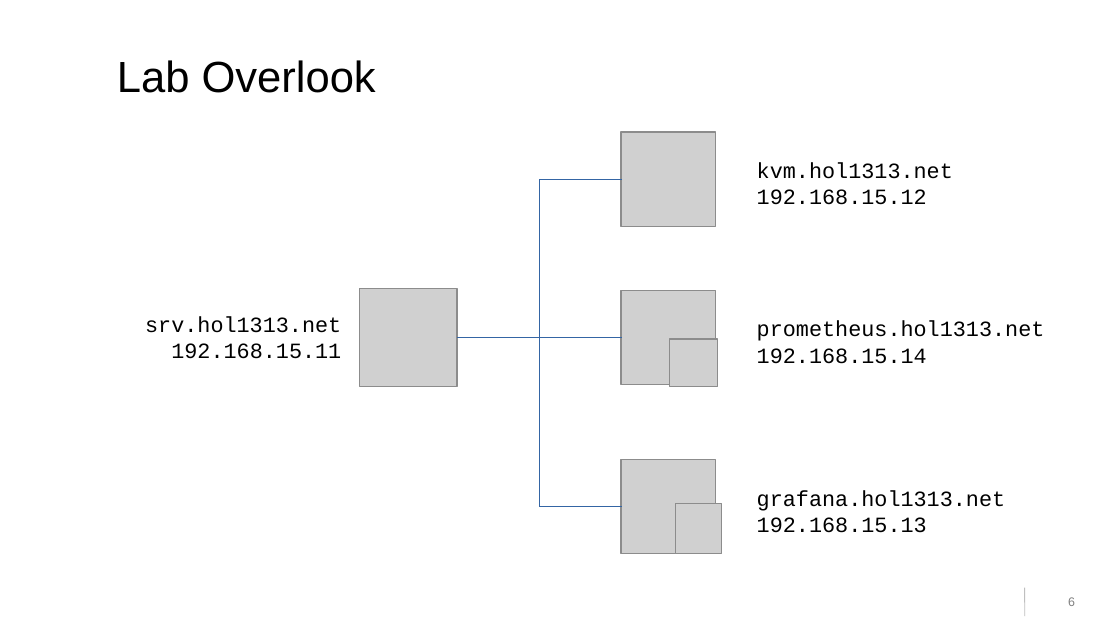
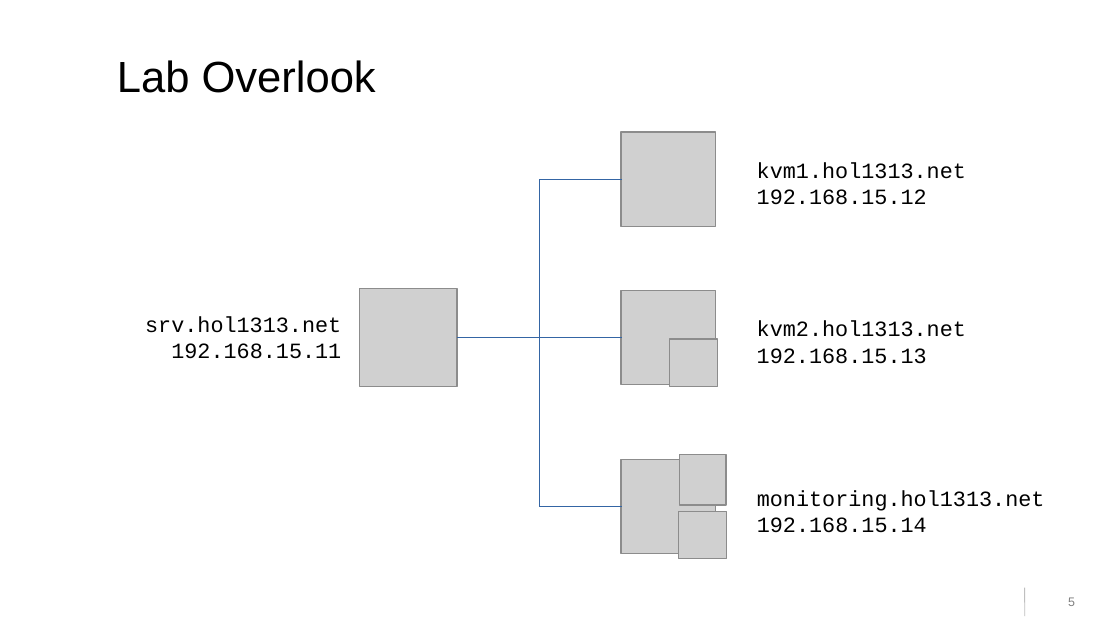
Before and after one commit to cbosdo/sumaform, a slide deck: slide 5 of lab/pdf/slides.odp (slide 6 before the commit). Drawn at 1120x631 pixels with LibreOffice and Linux fonts; fonts in the diff are those of the drawing; grey boxes stand for pictures; background and template pictures are left out. Boxes give left, top, right and bottom in pixels: in the first picture for what was removed or moved away, otherwise in the second. Text is boxed around its words. In the diff, an @@ line names an element or a change of style, - is before the commit and + after.

```diff
--- a/lab/pdf/slides.odp
+++ b/lab/pdf/slides.odp
@@ text at [757,163,966,179]: text changed @@
-kvm.hol1313.net
+kvm1.hol1313.net
@@ text at [757,321,966,364]: text changed @@
-prometheus.hol1313.net
-192.168.15.14
+kvm2.hol1313.net
+192.168.15.13
@@ picture added at [680,455,726,505] @@
@@ text at [757,490,1045,533]: text changed @@
-grafana.hol1313.net
-192.168.15.13
+monitoring.hol1313.net
+192.168.15.14
@@ picture: place and size @@
-picture at [675,503,721,553]
+picture at [679,511,727,559]
```
Also in this commit, not shown: 2 other slides changed, 1 slide added, 1 slide removed.
